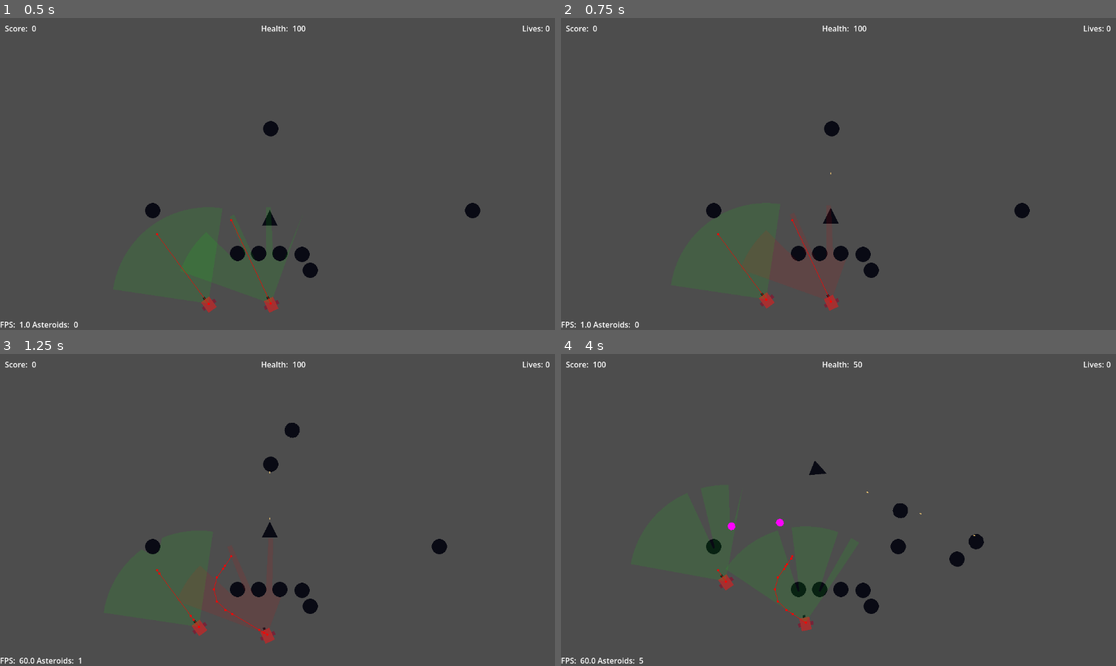
Above: before the commit, frames 1-4 (two rows, left to right).
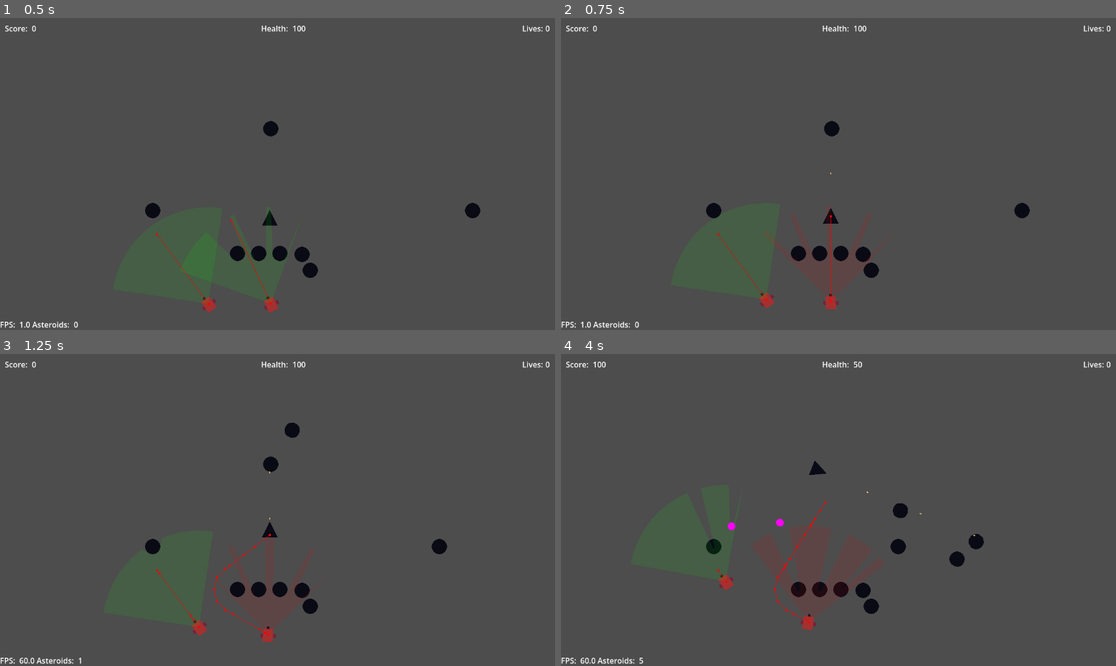
Above: after the commit, the same moments.

Repository: lynch16/Asteroids2D
Game: Godot game, scene res://main.tscn
Two runs of this game, one before a commit and one after it. Both use one fixed random seed, a clock stepped at 60 frames per second and the inputs below.
Inputs:
- Up to frame 1 (0.5 s): no input
- Up to frame 2 (0.75 s): hold W (thrust) from 0.53 s (still down); hold Space (fire_weapon) from 0.53 s (still down)
- Up to frame 3 (1.25 s): keep holding W (thrust); keep holding Space (fire_weapon)
- Up to frame 4 (4 s): release Space (fire_weapon) at 1.28 s; tap Space (fire_weapon) at 1.35, 2.85 s; release W (thrust) at 2.03 s; hold Space (fire_weapon) 2.03-2.78 s; hold A (yaw_left) 2.03-3.53 s; hold S (brake) from 3.53 s (still down); hold Space (fire_weapon) from 3.53 s (still down)

Frame 1 is identical in both runs. In frame 2, 0.1% of the frame differs, in the area x 41-51%, y 63-94%; in frame 3, 0.1%; in frame 4, 2.3%, in the area x 34-54%, y 47-89%.

Commit message:
Fix patrol state

Diff:
--- a/Models/Enemy/AI/patrol_state.gd
+++ b/Models/Enemy/AI/patrol_state.gd
@@ -2,13 +2,10 @@
 extends FSMState
 
 @export var vision_area: VisionArea;
+@export var nav_agent: NavigationAgent2D;
 @onready var stateful_entity: CharacterEntity = (get_parent() as StateMachine).stateful_entity;
 
 var next_position: Vector2;
-
-func _ready() -> void:
-	# Call deferred to make sure nav agent is setup when connecting
-	call_deferred("_wire_next_path_on_finished");
 
 func on_enter(prior_state: FSMState) -> void:
 	var last_known_position: Variant = null;
@@ -20,9 +17,6 @@
 	if (next_position == Vector2.ZERO):
 		get_random_next_position();
 
-func _wire_next_path_on_finished() -> void:
-	(stateful_entity as Enemy).nav_agent.navigation_finished.connect(get_random_next_position);
-
 func get_random_next_position() -> void:
 	# TODO: Should also rotate randomly within field of view
 	var position_in_distance := vision_area.get_random_global_point_at_edge_of_vision();
--- a/Models/Enemy/enemy.tscn
+++ b/Models/Enemy/enemy.tscn
@@ -65,9 +65,10 @@
 stateful_entity = NodePath("..")
 metadata/_custom_type_script = "uid://t8xohr0ab8mn"
 
-[node name="PatrolState" type="Node" parent="StateMachine" unique_id=1664098020 node_paths=PackedStringArray("vision_area")]
+[node name="PatrolState" type="Node" parent="StateMachine" unique_id=1664098020 node_paths=PackedStringArray("vision_area", "nav_agent")]
 script = ExtResource("3_ebih1")
 vision_area = NodePath("../../VisionArea")
+nav_agent = NodePath("../../NavigationAgent2D")
 metadata/_custom_type_script = "uid://c81h2p2qstl63"
 
 [node name="PatrolAttackTransition" type="Node" parent="StateMachine/PatrolState" unique_id=1642474606 node_paths=PackedStringArray("vision_area", "_next_state")]
@@ -97,3 +98,5 @@
 avoidance_enabled = true
 radius = 32.0
 debug_enabled = true
+
+[connection signal="navigation_finished" from="NavigationAgent2D" to="StateMachine/PatrolState" method="get_random_next_position"]
